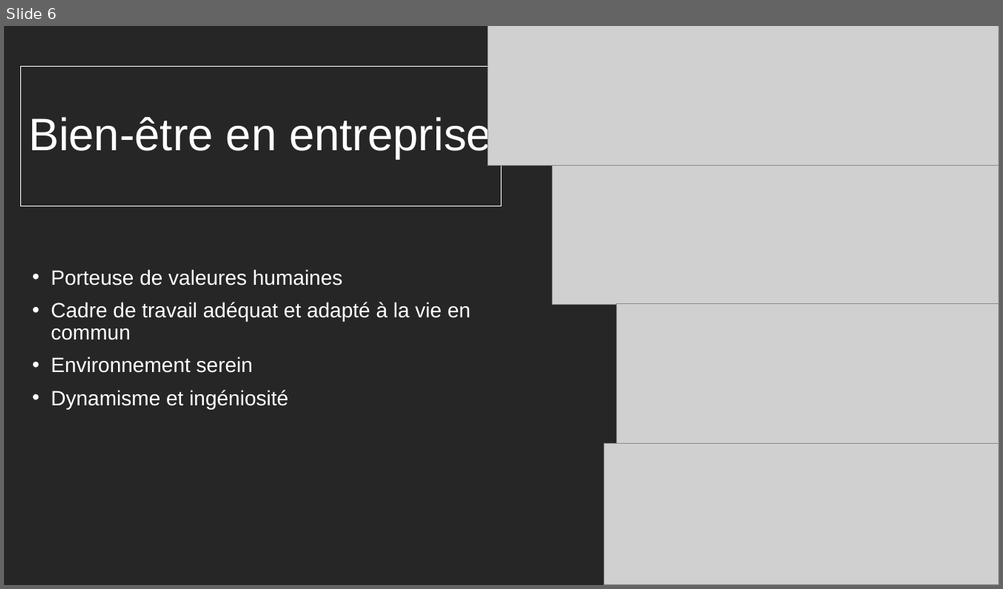
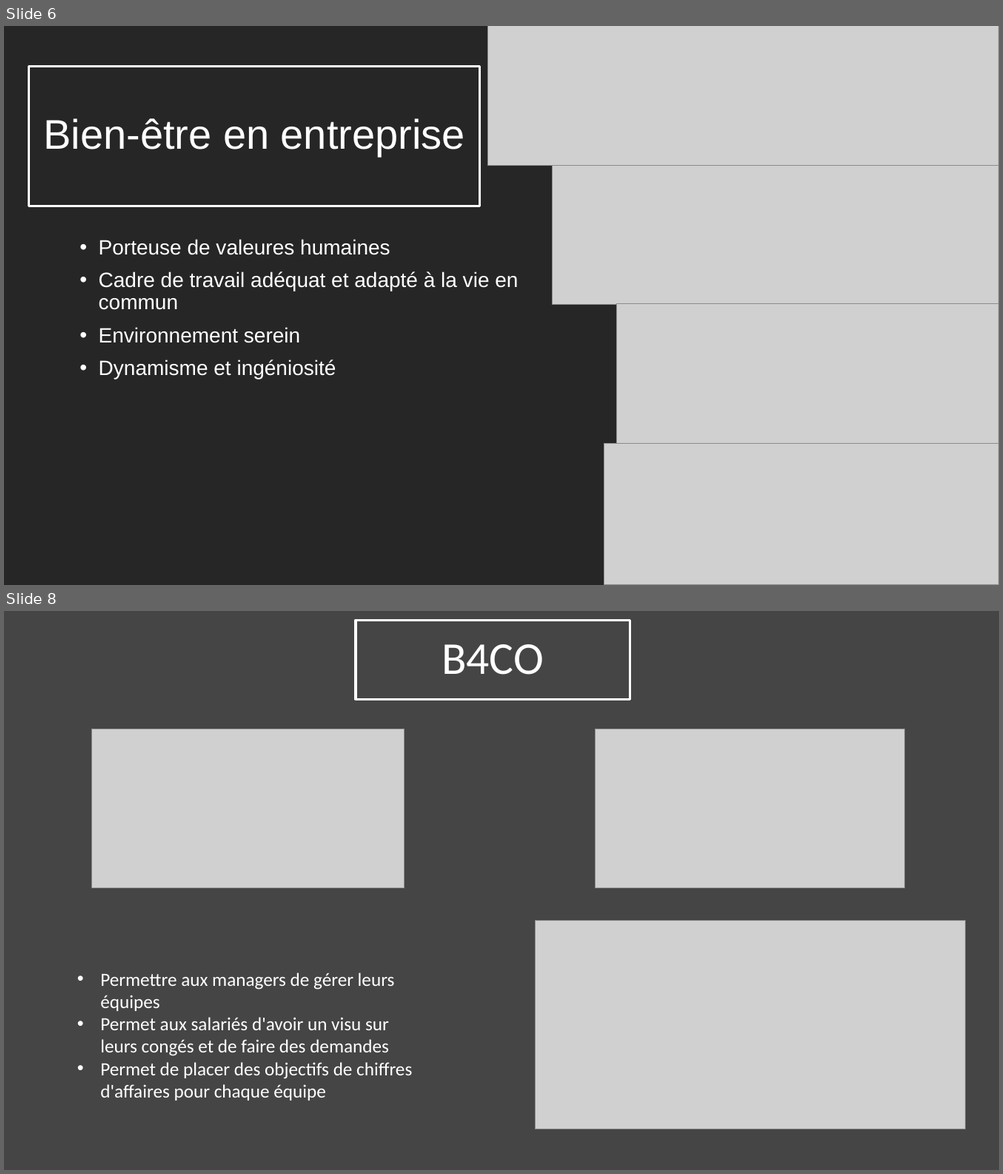
Before and after one commit to Zoridg/Soutenance_stage, a slide deck: Soutenance.pptx. Shown one above the other, each under a label of ours: slide 6 before the commit, slides 6 and 8 after it; the slides between them are not shown. The pictures are 1003x589 and 1003x1174 pixels, drawn with LibreOffice and Linux fonts; fonts in the diff are those of the drawing; grey boxes stand for pictures. Boxes give left, top, right and bottom in pixels: in the first picture for what was removed or moved away, otherwise in the second. Text is boxed around its words. In the diff, an @@ line names an element or a change of style, - is before the commit and + after.

```diff
--- a/Soutenance.pptx
+++ b/Soutenance.pptx
@@ slide 8 added at (4,611,999,1170), background #454545 @@
@@ title added at (356,620,630,700), outline #FFFFFF 2.25 pt, 44 pt, text #FFFFFF @@
+B4CO
@@ picture added at (92,729,404,889) @@
@@ picture added at (595,729,905,889) @@
@@ picture added at (535,920,965,1130) @@
@@ text added at (100,973,412,1101), 18 pt, text #FFFFFF @@
+• Permettre aux managers de gérer leurs équipes
+• Permet aux salariés d'avoir un visu sur leurs congés et de faire des demandes
+• Permet de placer des objectifs de chiffres d'affaires pour chaque équipe
@@ slide 6 changed as well @@
@@ title "Bien-être en entreprise": place and size @@
-title "Bien-être en entreprise" at (21,66,502,206)
+title "Bien-être en entreprise" at (28,66,480,206)
@@ title "Bien-être en entreprise" at (28,66,480,206): size 44 to 40 pt; alignment left to centre; outline #FFFFFF 0.75 pt to #FFFFFF 2.25 pt @@
@@ text "Porteuse de valeures humaines": place and size @@
-text "Porteuse de valeures humaines" at (51,269,470,409)
+text "Porteuse de valeures humaines" at (99,239,518,379)
```
Also in this commit, not shown: 4 other slides changed, 3 other slides added, 1 slide removed, 3 other files.
